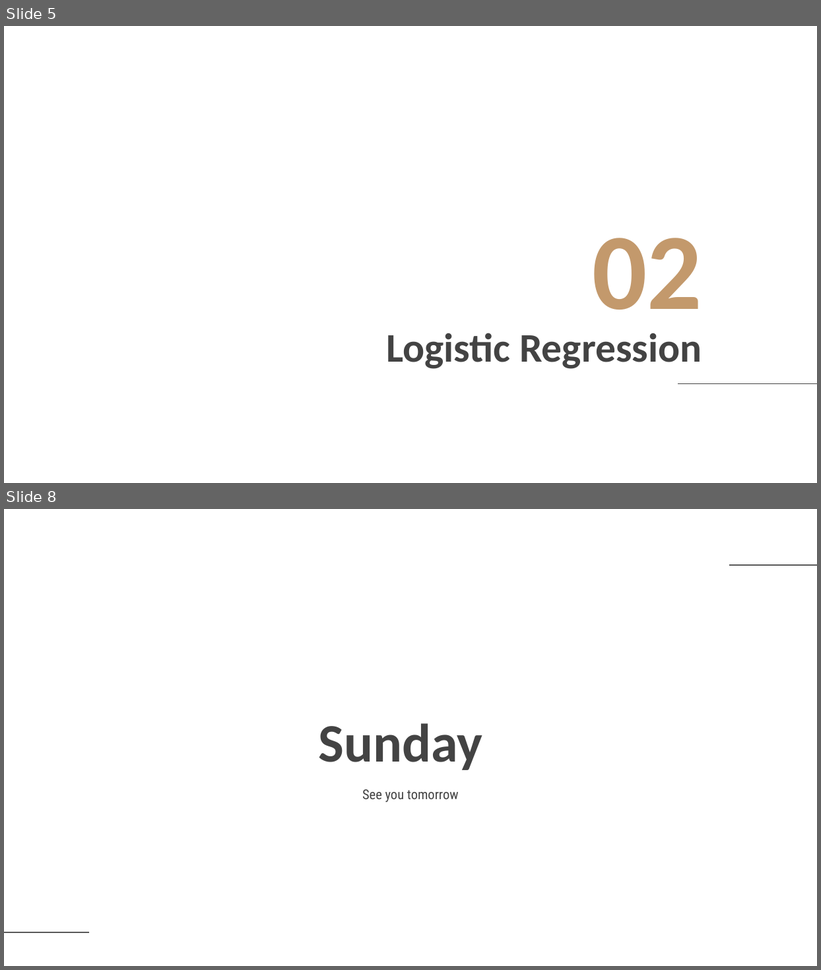
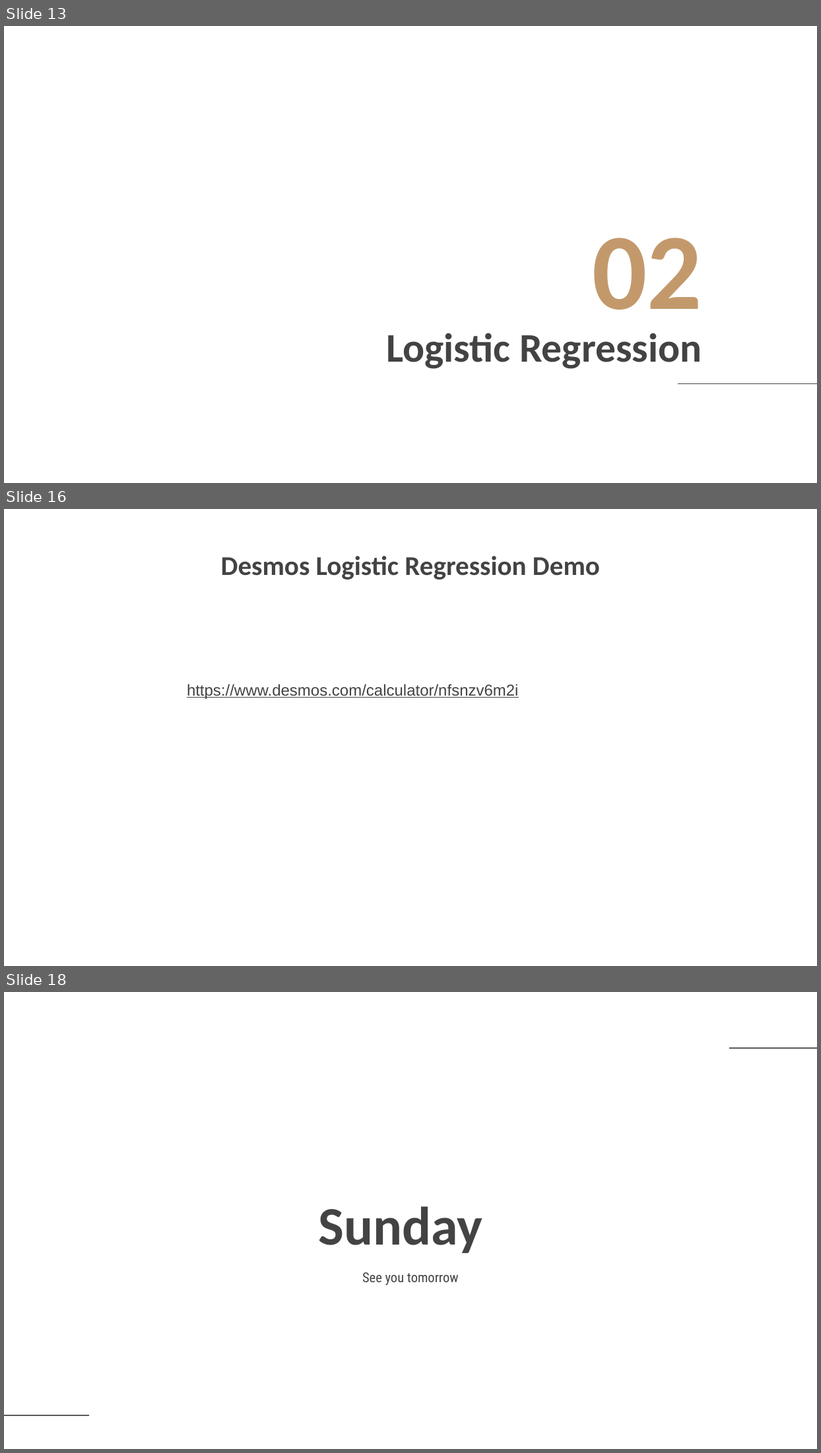
Before and after one commit to glosaCarbon/kodluyoruz_carbon_veri_bilimi_bootcamp, a slide deck: week3/Kodluyoruz_Carbon_Bootcamp_Week03.pptx. Shown one above the other, each under a label of ours: slides 5 and 8 before the commit, slides 13, 16 and 18 after it; the slides between them are not shown. The pictures are 821x970 and 821x1453 pixels, drawn with LibreOffice and Linux fonts; fonts in the diff are those of the drawing; background and template pictures are left out. Boxes give left, top, right and bottom in pixels: in the first picture for what was removed or moved away, otherwise in the second. Text is boxed around its words. In the diff, an @@ line names an element or a change of style, - is before the commit and + after.

```diff
--- a/week3/Kodluyoruz_Carbon_Bootcamp_Week03.pptx
+++ b/week3/Kodluyoruz_Carbon_Bootcamp_Week03.pptx
@@ slide 16 added at <box>4,509,817,966</box>, background picture (left out) @@
@@ title added at <box>221,556,600,580</box>, 24 pt, text #434343, bold @@
+Desmos Logistic Regression Demo
@@ text added at <box>187,684,519,699</box>, 14 pt, text #434343, underline @@
+https://www.desmos.com/calculator/nfsnzv6m2i
@@ what was slide 5 is now slide 13 @@
@@ what was slide 8 is now slide 18 @@
```
Also in this commit, not shown: 1 slide changed, 11 other slides added, 2 slides removed.
